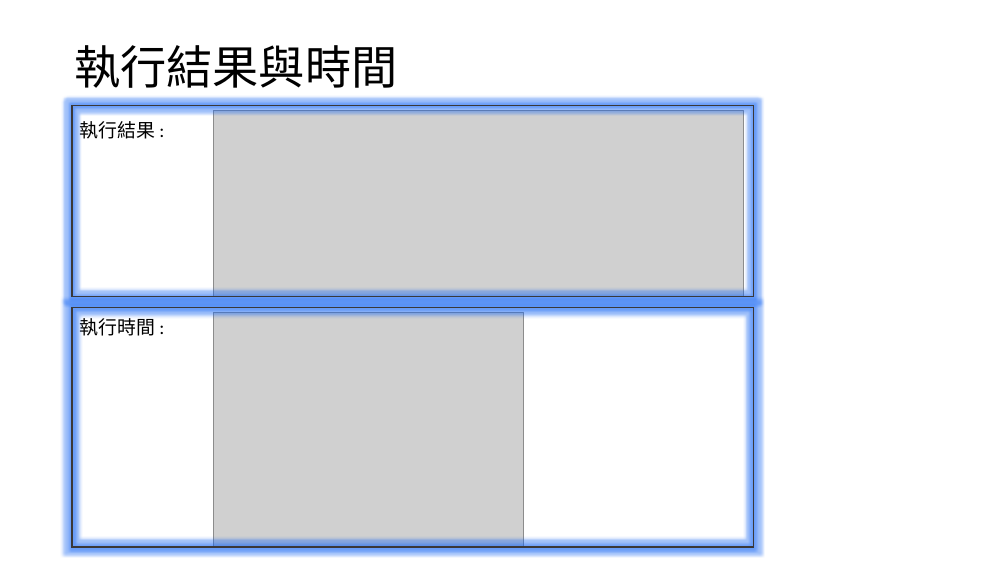
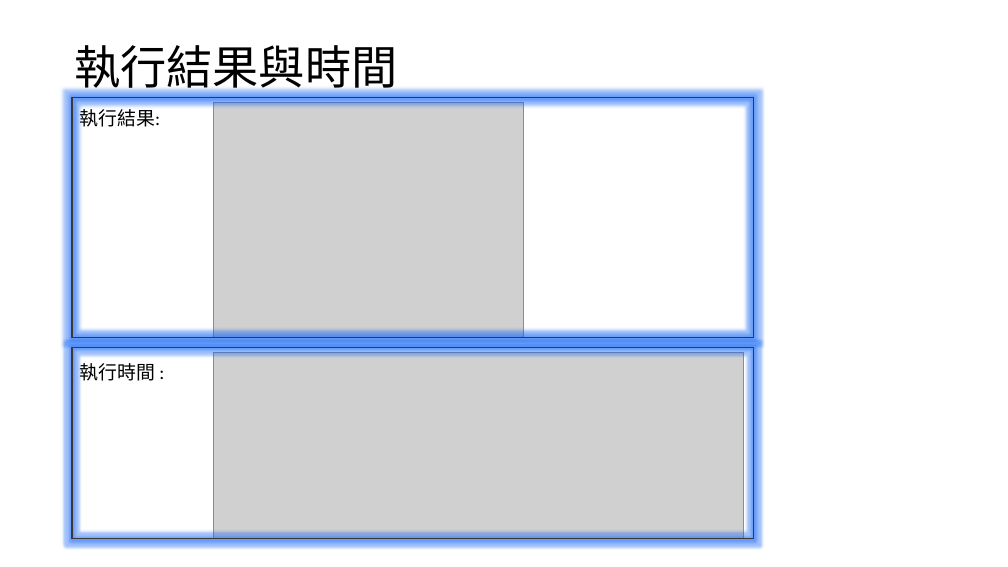
Before and after one commit to Xhadow0823/PythonProjects, a slide deck: slide 6 of FINAL/PT3.pptx. Drawn at 1008x567 pixels with LibreOffice and Linux fonts; fonts in the diff are those of the drawing; grey boxes stand for pictures. Boxes give left, top, right and bottom in pixels: in the first picture for what was removed or moved away, otherwise in the second. Text is boxed around its words. In the diff, an @@ line names an element or a change of style, - is before the commit and + after.

Commit message:
Update PT3.pptx
as title

```diff
--- a/FINAL/PT3.pptx
+++ b/FINAL/PT3.pptx
@@ rectangle moved from (x1=72, y1=308, x2=753, y2=547) to (x1=72, y1=98, x2=753, y2=337) @@
@@ text at (x1=79, y1=105, x2=160, y2=130): spaces changed @@
-執行結果 :
+執行結果:
@@ picture moved from (x1=214, y1=312, x2=524, y2=547) to (x1=214, y1=103, x2=524, y2=337) @@
@@ rectangle moved from (x1=72, y1=106, x2=753, y2=296) to (x1=72, y1=348, x2=753, y2=538) @@
@@ text "執行時間 :" rewrapped from (x1=79, y1=315, x2=155, y2=336) to (x1=79, y1=359, x2=155, y2=384) @@
@@ picture moved from (x1=214, y1=110, x2=743, y2=296) to (x1=214, y1=352, x2=743, y2=538) @@
```
